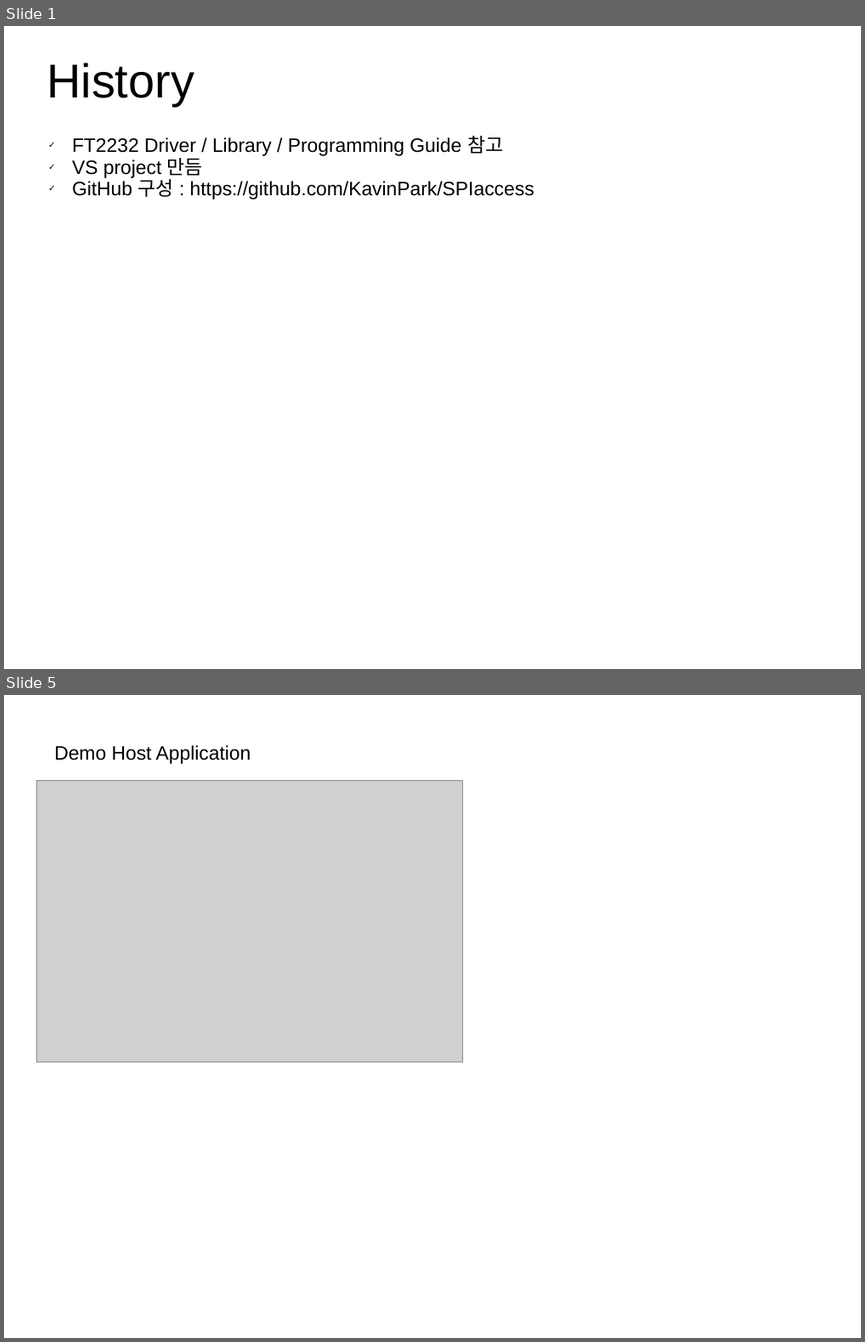
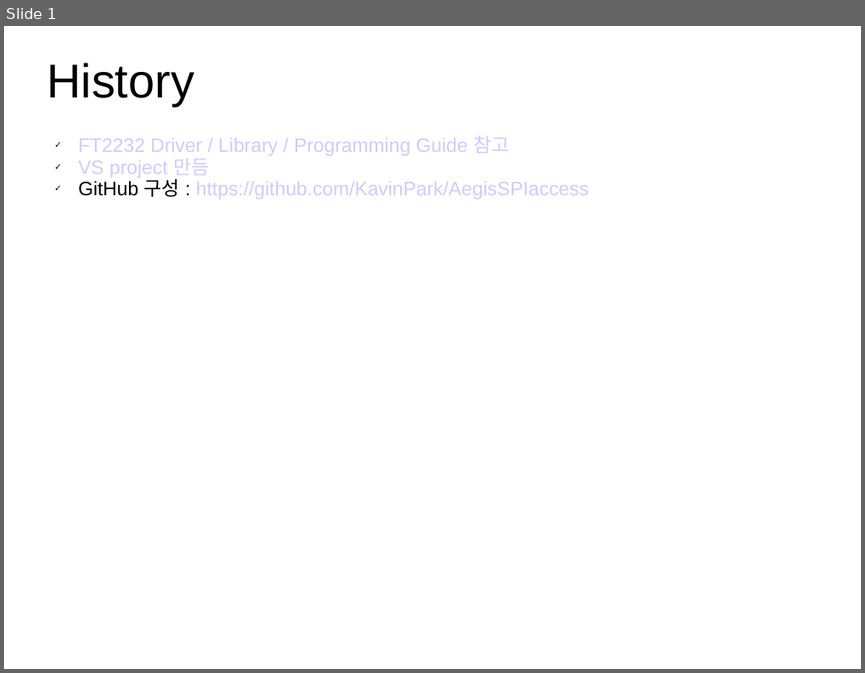
Before and after one commit to KavinPark/AegisSPIaccess, a slide deck: AegisSPI.ppt. Shown one above the other, each under a label of ours: slides 1 and 5 before the commit, slide 1 after it; the slides between them are not shown. The pictures are 865x1342 and 865x673 pixels, drawn with LibreOffice and Linux fonts; fonts in the diff are those of the drawing; grey boxes stand for pictures. Boxes give left, top, right and bottom in pixels: in the first picture for what was removed or moved away, otherwise in the second. Text is boxed around its words. In the diff, an @@ line names an element or a change of style, - is before the commit and + after.

```diff
--- a/AegisSPI.ppt
+++ b/AegisSPI.ppt
@@ slide 5 removed at (4,695,861,1338), background #FFFFFF @@
@@ text removed at (54,745,251,764) @@
-Demo Host Application
@@ picture removed at (37,781,464,1062) @@
@@ slide 1 changed as well @@
@@ text "FT2232 Driver / Library / ...": place and size @@
-text "FT2232 Driver / Library / ..." at (72,136,534,199)
+text "FT2232 Driver / Library / ..." at (78,136,589,199)
@@ text at (78,136,509,177): text colour #000000 to #CCCCFF in "FT2232 Driver / Library / Programming Guide ...", "VS project 만듬" @@
@@ text at (78,179,589,199): text changed; text colour #000000 to #CCCCFF @@
-✓ GitHub 구성 : https://github.com/KavinPark/SPIaccess
+✓ GitHub 구성 : https://github.com/KavinPark/AegisSPIaccess
```
Also in this commit, not shown: 1 slide added, 9 other slides removed.
